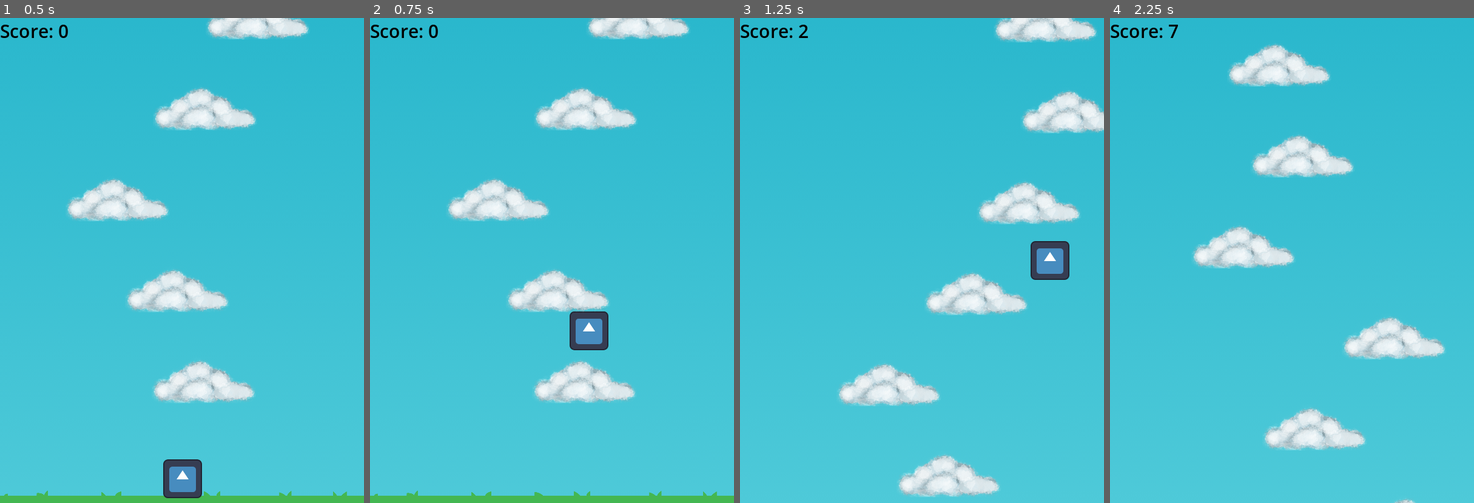
Above: before the commit, frames 1-4 (left to right).
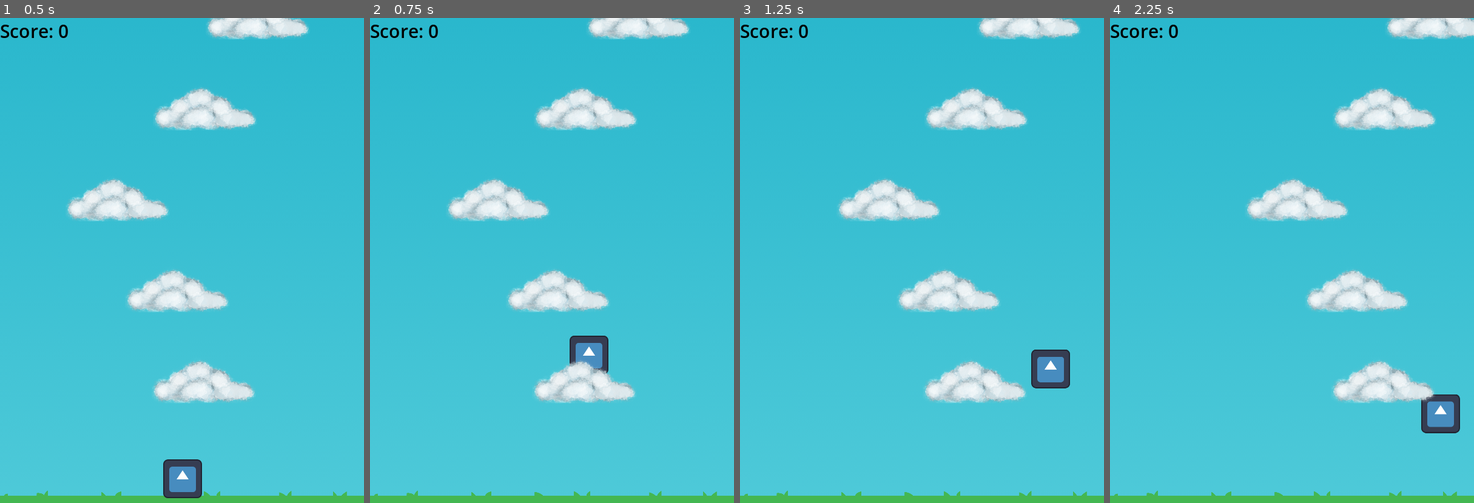
Above: after the commit, the same moments.

Repository: hannahjmc/KnightHacks2026
Game: Godot game, scene res://Scenes/main.tscn
Same seed, same stepped clock (60 frames per second), same inputs: the game is played once before the commit and once after it. The engine's default icon, where the game draws it, is replaced by a stand-in: a white triangle on a blue panel in a dark square.
Inputs:
- Up to frame 1 (0.5 s): no input
- Up to frame 2 (0.75 s): tap Enter (ui_accept) at 0.5, 0.6 s; hold Right (ui_right) from 0.53 s (still down)
- Up to frame 3 (1.25 s): keep holding Right (ui_right); tap Enter (ui_accept) at 0.77, 1.07 s
- Up to frame 4 (2.25 s): tap Enter (ui_accept) at 1.35, 1.52, 1.82, 2.1 s; release Right (ui_right) at 2.03 s; hold Left (ui_left) from 2.03 s (still down)

Frame 1 is identical in both runs. In frame 2, 1.1% of the frame differs, in the area x 54-66%, y 60-74%; in frame 3, 17%; in frame 4, 18%, in the area x 0-100%, y 0-100%.

Commit message:
fixed player jump

Diff:
--- a/Scripts/player.gd
+++ b/Scripts/player.gd
@@ -6,20 +6,21 @@
 @export var speed: float = 300.0
 @export var camera: Camera2D
 @export var game_over_canvas: CanvasLayer
+@export var xBounds: float = 310.0
 
 var height_score = 0.0
 
-func _process(delta: float) -> void:
-	# get points
-	if velocity.y < 0 and global_position.y < -height_score:
-		height_score = -global_position.y
-		ScoreSystem.set_score(int(height_score/150))
-
+func _process(_delta: float) -> void:
 	# player falls
 	if position.y > camera.position.y + 548:
 		game_over_canvas.visible = true
 		velocity.y = 0.0
 		gravity_force = Vector2(0, 0)
+
+	# get points
+	if velocity.y < 0 and global_position.y < -height_score:
+		height_score = -global_position.y
+		ScoreSystem.set_score(int(height_score/150))
 
 #runs every physics frame
 func _physics_process(delta: float) -> void:
@@ -28,7 +29,7 @@
 		velocity += gravity_force * delta
 
 	# space bar
-	if Input.is_action_just_pressed("ui_accept"):
+	if Input.is_action_just_pressed("ui_accept") and is_on_floor():
 		velocity.y = jump_velocity
 
 	# move left and right
Binary file removed: Sprites/cloud2-1.png
Binary file removed: Sprites/cloud2-2.png
Binary file removed: Sprites/cloud2.png
